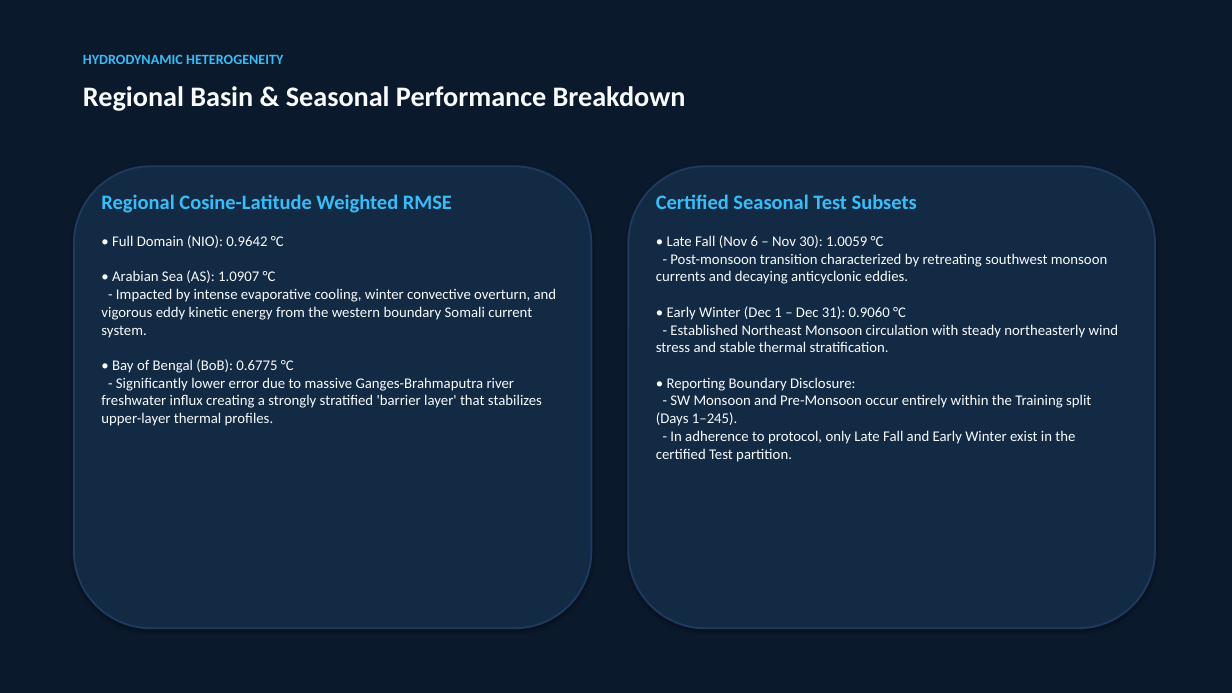
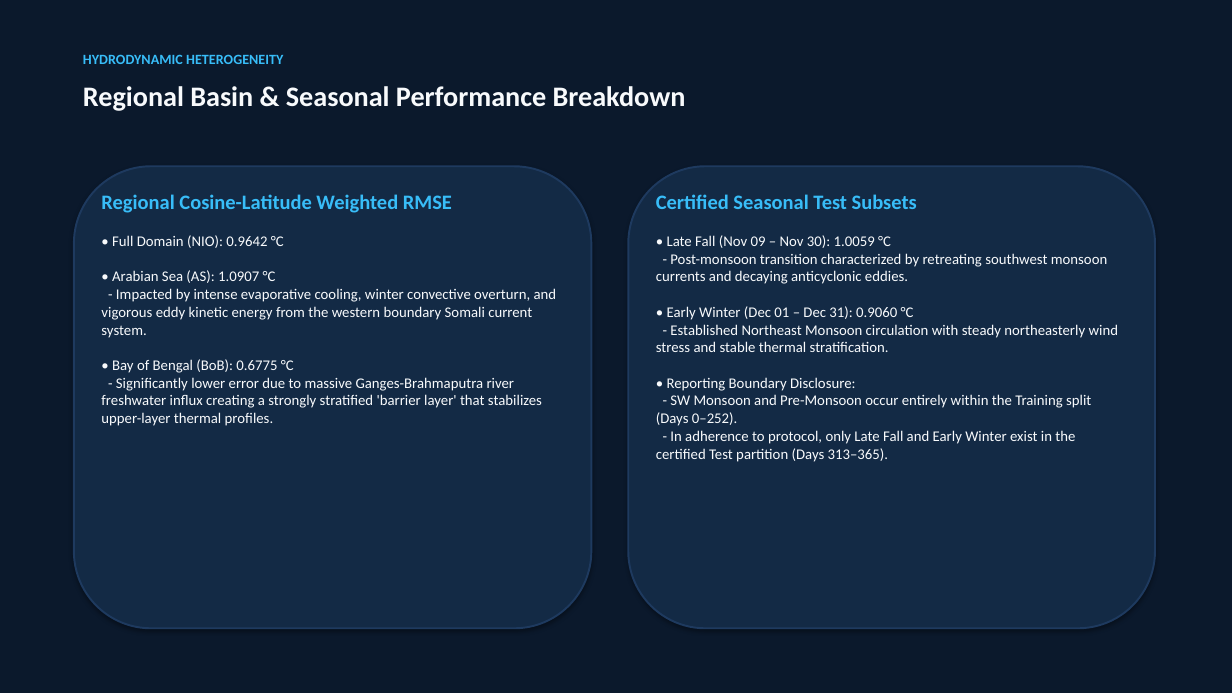
Before and after one commit to neeravjain91-jpg/-Satellite-Embedding, a slide deck: slide 9 of submission/Final_Project_Presentation.pptx. Drawn at 1232x693 pixels with LibreOffice and Linux fonts; fonts in the diff are those of the drawing. Boxes give left, top, right and bottom in pixels: in the first picture for what was removed or moved away, otherwise in the second. Text is boxed around its words. In the diff, an @@ line names an element or a change of style, - is before the commit and + after.

Commit message:
docs: align submission artifacts with authoritative protocol, temporal splits, B2 alpha, and B8 architecture

```diff
--- a/submission/Final_Project_Presentation.pptx
+++ b/submission/Final_Project_Presentation.pptx
@@ text at (x1=656, y1=235, x2=1118, y2=462): text changed @@
-• Late Fall (Nov 6 – Nov 30): 1.0059 °C
-- Post-monsoon transition characterized by retreating southwest monsoon currents and decaying anticyclonic eddies.
-• Early Winter (Dec 1 – Dec 31): 0.9060 °C
-- Established Northeast Monsoon circulation with steady northeasterly wind stress and stable thermal stratification.
-• Reporting Boundary Disclosure:
-- SW Monsoon and Pre-Monsoon occur entirely within the Training split (Days 1–245).
-- In adherence to protocol, only Late Fall and Early Winter exist in the certified Test partition.
+• Late Fall (Nov 09 – Nov 30): 1.0059 °C
+- Post-monsoon transition characterized by retreating southwest monsoon currents and decaying anticyclonic eddies.
+• Early Winter (Dec 01 – Dec 31): 0.9060 °C
+- Established Northeast Monsoon circulation with steady northeasterly wind stress and stable thermal stratification.
+• Reporting Boundary Disclosure:
+- SW Monsoon and Pre-Monsoon occur entirely within the Training split (Days 0–252).
+- In adherence to protocol, only Late Fall and Early Winter exist in the certified Test partition (Days 313–365).
```
Also in this commit, not shown: 9 other slides changed, 9 other files.
